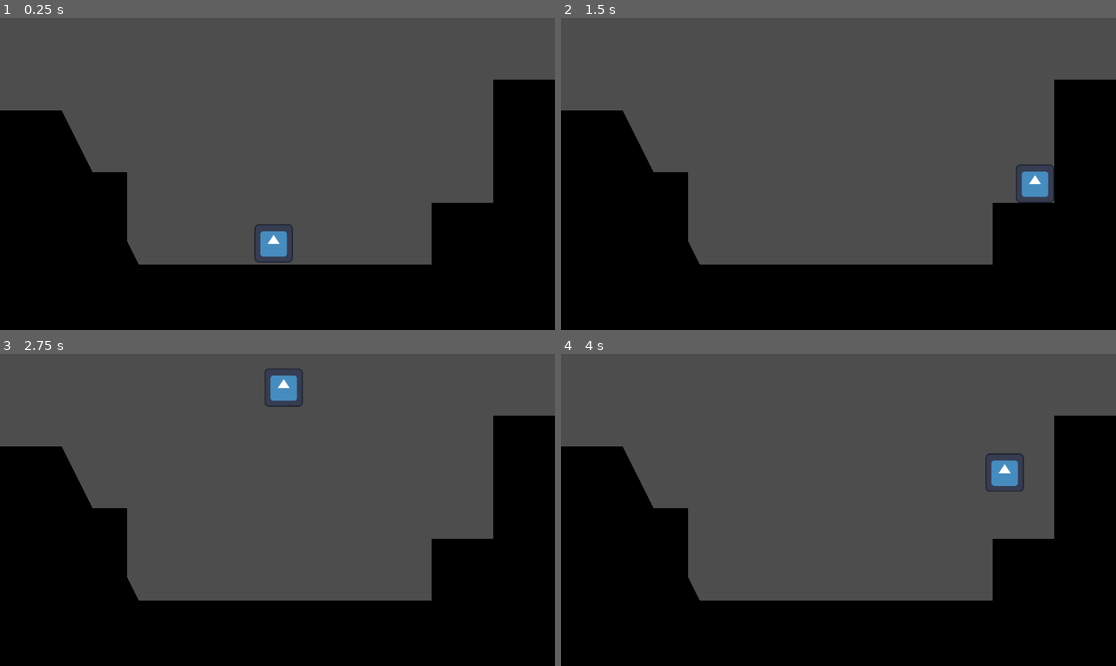
Above: before the commit, frames 1-4 (two rows, left to right).
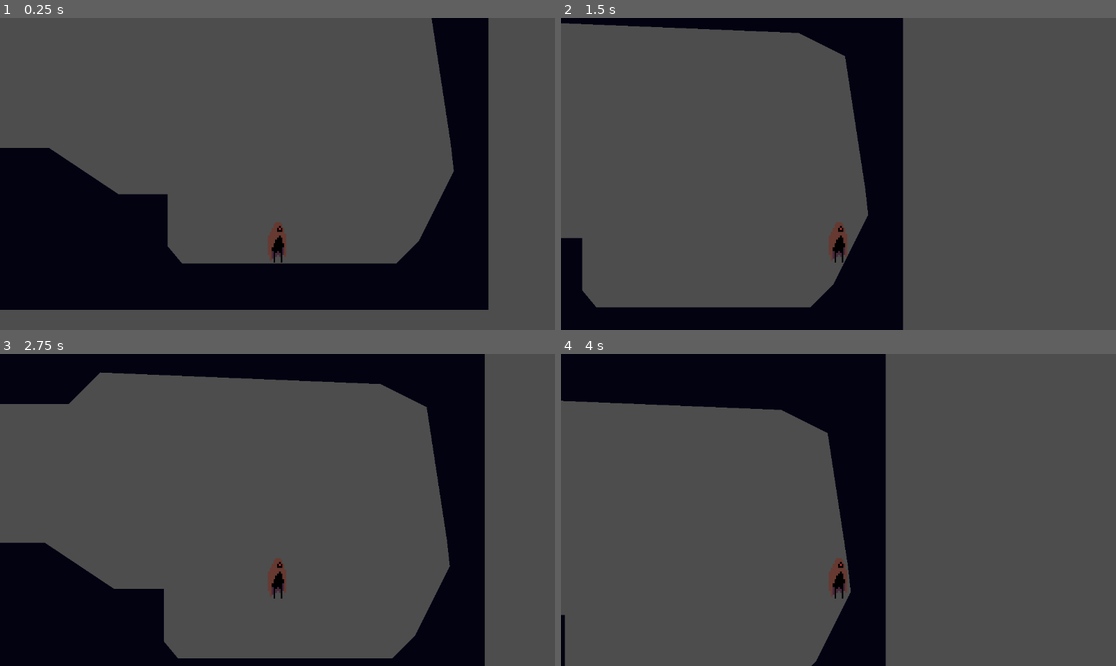
Above: after the commit, the same moments.

Repository: Soranohato/MusicalVania
Game: Godot game, scene res://Scenes/testScene.tscn
Two runs of this game, one before a commit and one after it. Both use one fixed random seed, a clock stepped at 60 frames per second and the inputs below. The engine's default icon, where the game draws it, is replaced by a stand-in: a white triangle on a blue panel in a dark square.
Inputs:
- Up to frame 1 (0.25 s): no input
- Up to frame 2 (1.5 s): hold Space (Jump) 0.53-1.28 s; hold D (Right) from 0.53 s (still down); tap Space (Jump) at 1.35 s
- Up to frame 3 (2.75 s): tap Space (Jump) at 1.52, 1.82 s; release D (Right) at 2.03 s; hold A (Left) from 2.03 s (still down); hold Space (Jump) from 2.03 s (still down)
- Up to frame 4 (4 s): release A (Left) at 2.78 s; release Space (Jump) at 2.78 s; hold D (Right) from 2.78 s (still down); tap Space (Jump) at 2.85, 3.02, 3.32 s; hold Space (Jump) from 3.53 s (still down)

The runs differ from the first frame. In frame 1, 25% of the frame differs, in the area x 0-100%, y 0-100%; in frame 2, 42%; in frame 3, 39%; in frame 4, 53%.

Commit message:
Changed test are and character sprite.
Character Sprite is temporary and was just some random asset I had.

Diff:
--- a/Scenes/Player.tscn
+++ b/Scenes/Player.tscn
@@ -1,18 +1,148 @@
-[gd_scene load_steps=4 format=3 uid="uid://dv2800t4k4pa0"]
+[gd_scene load_steps=21 format=3 uid="uid://dv2800t4k4pa0"]
 
-[ext_resource type="Texture2D" uid="uid://dd3stm6v7khdj" path="res://Assets/icon.svg" id="1_32uw5"]
 [ext_resource type="Script" path="res://Scripts/PlayerController.gd" id="1_q6aik"]
+[ext_resource type="Texture2D" uid="uid://cfowvj40ehs54" path="res://Assets/vagabond/assets/SpriteSheets/Idle.png" id="2_gk8uk"]
+[ext_resource type="Texture2D" uid="uid://28oxhpf2fmtd" path="res://Assets/vagabond/assets/SpriteSheets/Run.png" id="3_gmhhe"]
+[ext_resource type="Texture2D" uid="uid://cbsxcapjeqnma" path="res://Assets/vagabond/assets/SpriteSheets/Run_End.png" id="4_8hqus"]
 
-[sub_resource type="RectangleShape2D" id="RectangleShape2D_smhu7"]
+[sub_resource type="CapsuleShape2D" id="CapsuleShape2D_gjx1i"]
+radius = 6.0
+height = 28.0
+
+[sub_resource type="AtlasTexture" id="AtlasTexture_hwir0"]
+atlas = ExtResource("2_gk8uk")
+region = Rect2(16, 32, 24, 32)
+
+[sub_resource type="AtlasTexture" id="AtlasTexture_wlwo0"]
+atlas = ExtResource("2_gk8uk")
+region = Rect2(80, 32, 24, 32)
+
+[sub_resource type="AtlasTexture" id="AtlasTexture_moloc"]
+atlas = ExtResource("3_gmhhe")
+region = Rect2(16, 32, 24, 32)
+
+[sub_resource type="AtlasTexture" id="AtlasTexture_nnp7j"]
+atlas = ExtResource("3_gmhhe")
+region = Rect2(80, 32, 24, 32)
+
+[sub_resource type="AtlasTexture" id="AtlasTexture_dovoy"]
+atlas = ExtResource("3_gmhhe")
+region = Rect2(144, 32, 24, 32)
+
+[sub_resource type="AtlasTexture" id="AtlasTexture_8ab5g"]
+atlas = ExtResource("3_gmhhe")
+region = Rect2(208, 32, 24, 32)
+
+[sub_resource type="AtlasTexture" id="AtlasTexture_g8pl4"]
+atlas = ExtResource("3_gmhhe")
+region = Rect2(272, 32, 24, 32)
+
+[sub_resource type="AtlasTexture" id="AtlasTexture_gbevx"]
+atlas = ExtResource("3_gmhhe")
+region = Rect2(336, 32, 24, 32)
+
+[sub_resource type="AtlasTexture" id="AtlasTexture_u8kj0"]
+atlas = ExtResource("3_gmhhe")
+region = Rect2(400, 32, 24, 32)
+
+[sub_resource type="AtlasTexture" id="AtlasTexture_dvtml"]
+atlas = ExtResource("3_gmhhe")
+region = Rect2(464, 32, 24, 32)
+
+[sub_resource type="AtlasTexture" id="AtlasTexture_cn0xe"]
+atlas = ExtResource("4_8hqus")
+region = Rect2(16, 32, 24, 32)
+
+[sub_resource type="AtlasTexture" id="AtlasTexture_o88sx"]
+atlas = ExtResource("4_8hqus")
+region = Rect2(80, 32, 24, 32)
+
+[sub_resource type="AtlasTexture" id="AtlasTexture_8v8m8"]
+atlas = ExtResource("4_8hqus")
+region = Rect2(144, 32, 24, 32)
+
+[sub_resource type="AtlasTexture" id="AtlasTexture_gdyl5"]
+atlas = ExtResource("4_8hqus")
+region = Rect2(208, 32, 24, 32)
+
+[sub_resource type="SpriteFrames" id="SpriteFrames_ja8l4"]
+animations = [{
+"frames": [{
+"duration": 1.6,
+"texture": SubResource("AtlasTexture_hwir0")
+}, {
+"duration": 1.0,
+"texture": SubResource("AtlasTexture_wlwo0")
+}],
+"loop": true,
+"name": &"Idle",
+"speed": 1.0
+}, {
+"frames": [],
+"loop": true,
+"name": &"Jump",
+"speed": 12.0
+}, {
+"frames": [{
+"duration": 1.0,
+"texture": SubResource("AtlasTexture_moloc")
+}, {
+"duration": 1.0,
+"texture": SubResource("AtlasTexture_nnp7j")
+}, {
+"duration": 1.0,
+"texture": SubResource("AtlasTexture_dovoy")
+}, {
+"duration": 1.0,
+"texture": SubResource("AtlasTexture_8ab5g")
+}, {
+"duration": 1.0,
+"texture": SubResource("AtlasTexture_g8pl4")
+}, {
+"duration": 1.0,
+"texture": SubResource("AtlasTexture_gbevx")
+}, {
+"duration": 1.0,
+"texture": SubResource("AtlasTexture_u8kj0")
+}, {
+"duration": 1.0,
+"texture": SubResource("AtlasTexture_dvtml")
+}],
+"loop": true,
+"name": &"Run",
+"speed": 12.0
+}, {
+"frames": [{
+"duration": 1.0,
+"texture": SubResource("AtlasTexture_cn0xe")
+}, {
+"duration": 1.0,
+"texture": SubResource("AtlasTexture_o88sx")
+}, {
+"duration": 1.0,
+"texture": SubResource("AtlasTexture_8v8m8")
+}, {
+"duration": 1.0,
+"texture": SubResource("AtlasTexture_gdyl5")
+}],
+"loop": false,
+"name": &"Run End",
+"speed": 12.0
+}]
 
 [node name="CharacterBody2D" type="CharacterBody2D"]
 script = ExtResource("1_q6aik")
 
 [node name="CollisionShape2D" type="CollisionShape2D" parent="."]
 scale = Vector2(4, 4)
-shape = SubResource("RectangleShape2D_smhu7")
+shape = SubResource("CapsuleShape2D_gjx1i")
 
-[node name="Sprite2D" type="Sprite2D" parent="."]
-position = Vector2(3.05176e-05, 0)
-scale = Vector2(0.625, 0.625)
-texture = ExtResource("1_32uw5")
+[node name="Camera2D" type="Camera2D" parent="."]
+position = Vector2(0, -192)
+zoom = Vector2(0.75, 0.75)
+
+[node name="AnimatedSprite2D" type="AnimatedSprite2D" parent="."]
+position = Vector2(-16, -32)
+scale = Vector2(5, 5.33333)
+sprite_frames = SubResource("SpriteFrames_ja8l4")
+animation = &"Idle"
--- a/Scenes/testScene.tscn
+++ b/Scenes/testScene.tscn
@@ -7,13 +7,13 @@
 [node name="StaticBody2D" type="StaticBody2D" parent="."]
 position = Vector2(477, 618)
 
-[node name="Polygon2D" type="Polygon2D" parent="StaticBody2D"]
-color = Color(0, 0, 0, 1)
-polygon = PackedVector2Array(-477, 30, -477, -426, -349, -426, -285, -298, -213, -298, -213, -154, -189, -106, 419, -106, 419, -234, 547, -234, 547, -490, 675, -490, 675, -234, 675, 30)
-
 [node name="CollisionPolygon2D" type="CollisionPolygon2D" parent="StaticBody2D"]
 position = Vector2(-29, 70)
-polygon = PackedVector2Array(-512, -40, -448, -880, -448, -496, -320, -496, -256, -368, -184, -368, -184, -224, -160, -176, 448, -176, 448, -304, 576, -304, 576, -560, 704, -560, 704, -880, 768, -40)
+polygon = PackedVector2Array(704, -48, -2432, -48, -2432, -176, -960, -176, -896, -496, -512, -496, -320, -368, -184, -368, -184, -224, -144, -176, 448, -176, 512, -240, 608, -432, 544, -872, 416, -936, -360, -968, -448, -880, -896, -880, -1024, -968, -1320, -1112, -1736, -1136, -2432, -1136, -2432, -1200, 704, -1200)
+
+[node name="Polygon2D" type="Polygon2D" parent="StaticBody2D"]
+color = Color(0.0117647, 0.0117647, 0.0705882, 1)
+polygon = PackedVector2Array(-2461, 22, -2461, -106, -989, -106, -925, -426, -541, -426, -349, -298, -213, -298, -213, -154, -173, -106, 419, -106, 483, -170, 547, -298, 579, -362, 571, -434, 515, -802, 387, -866, -389, -898, -477, -810, -925, -810, -1053, -898, -1349, -1042, -1781, -1066, -2461, -1066, -2461, -1130, 675, -1130, 675, -954, 675, -490, 675, -234, 675, 22)
 
 [node name="CharacterBody2D" parent="." instance=ExtResource("1_vbo53")]
 position = Vector2(568, 368)
--- a/Scripts/PlayerController.gd
+++ b/Scripts/PlayerController.gd
@@ -4,10 +4,10 @@
 var accelSpeed = 6000;
 var frictionSpeed = 3000;
 
-var gravUp = 1750;
-var gravDown = 3000;
+var gravUp = 3500;
+var gravDown = 4000;
 
-var jumpStr = 1000;
+var jumpStr = 1200;
 var grounded = false;
 
 var facingDirection = 1;
@@ -57,5 +57,6 @@
 			velocity.y += gravDown * delta;
 
 	move_and_slide();
+
 	grounded = is_on_floor();
 	pass;
--- a/project.godot
+++ b/project.godot
@@ -40,3 +40,7 @@
 "events": [Object(InputEventKey,"resource_local_to_scene":false,"resource_name":"","device":-1,"window_id":0,"alt_press …(182 unchanged characters)…
 ]
 }
+
+[rendering]
+
+textures/canvas_textures/default_texture_filter=0
Binary file added: Assets/vagabond/assets/SpriteSheets/Air_Dash.png
Not shown, added: Assets/vagabond/assets/SpriteSheets/Air_Dash.png.import
Binary file added: Assets/vagabond/assets/SpriteSheets/Dash.png
Not shown, added: Assets/vagabond/assets/SpriteSheets/Dash.png.import
Binary file added: Assets/vagabond/assets/SpriteSheets/Idle.png
Not shown, added: Assets/vagabond/assets/SpriteSheets/Idle.png.import
Binary file added: Assets/vagabond/assets/SpriteSheets/Jump.png
Not shown, added: Assets/vagabond/assets/SpriteSheets/Jump.png.import
Binary file added: Assets/vagabond/assets/SpriteSheets/Run.png
Not shown, added: Assets/vagabond/assets/SpriteSheets/Run.png.import
Binary file added: Assets/vagabond/assets/SpriteSheets/Run_End.png
Not shown, added: Assets/vagabond/assets/SpriteSheets/Run_End.png.import
(and 80 more such lines)
